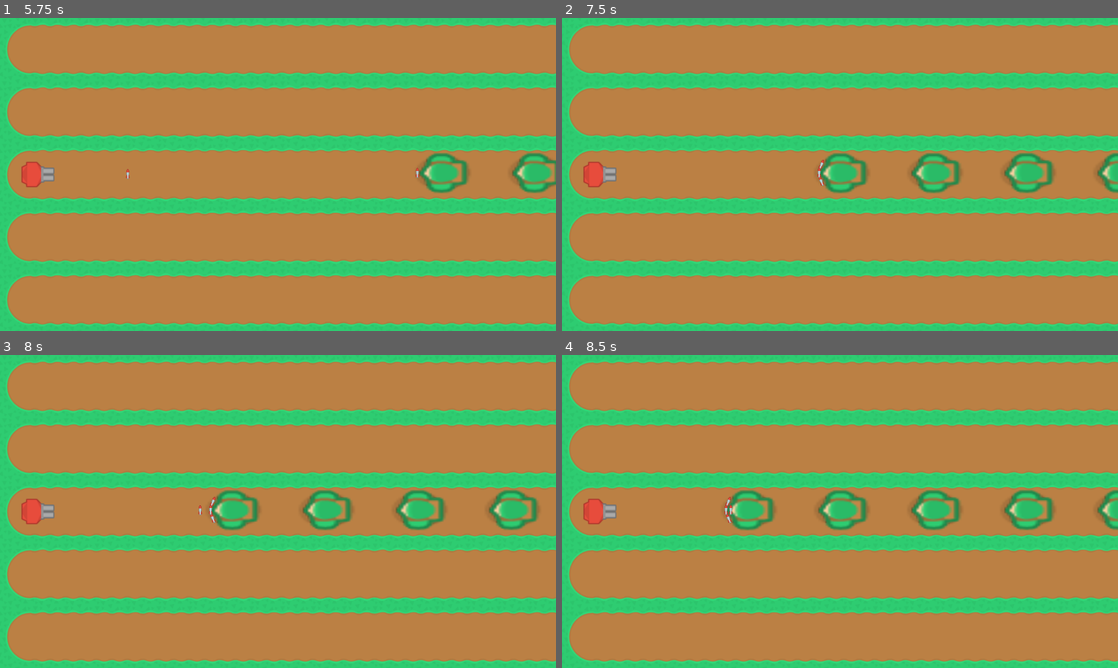
Above: before the commit, frames 1-4 (two rows, left to right).
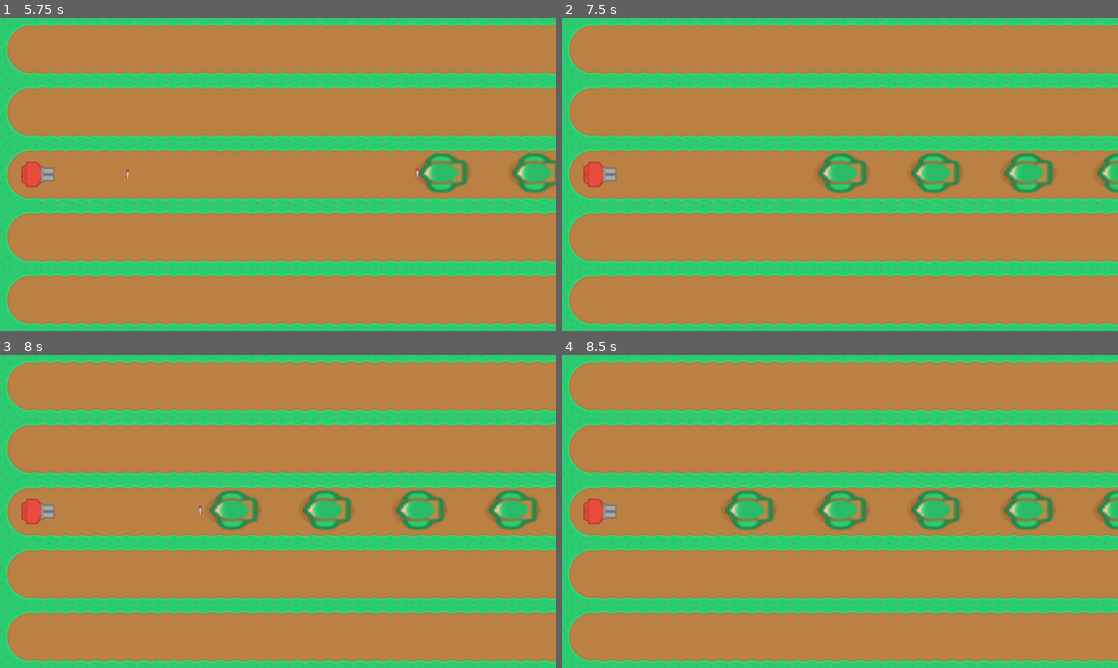
Above: after the commit, the same moments.

Repository: Silas-D/Startprojekt-SM5
Game: Godot game, scene res://Game/main.tscn
The game is run twice, just before and just after one commit, with the same random seed, the same clock (stepped at 60 frames per second) and the same inputs.
Inputs:
- Up to frame 1 (5.75 s): tap Enter at 0.5, 2, 3.5 s; tap Space at 1.25, 2.75, 4.25 s
- Up to frame 2 (7.5 s): no input
- Up to frame 3 (8 s): no input
- Up to frame 4 (8.5 s): no input

Frame 1 is identical in both runs. In frame 2, less than 0.1% of the frame differs, in the area x 45-48%, y 45-54%; in frame 3, less than 0.1%; in frame 4, less than 0.1%, in the area x 29-31%, y 45-54%.

Commit message:
stage1 soldierfix

Diff:
--- a/Game/Defense/Turm1/RedBullet.gd
+++ b/Game/Defense/Turm1/RedBullet.gd
@@ -18,3 +18,9 @@
 	look_at(target)
 
 	move_and_slide()
+
+
+func _on_area_2d_body_entered(body):
+	if "Soldier A" in body.name:
+		#body.Health -= bulletDAmage
+		queue_free()
--- a/Game/Defense/Turm1/RedBullet.tscn
+++ b/Game/Defense/Turm1/RedBullet.tscn
@@ -24,3 +24,5 @@
 
 [node name="CollisionShape2D2" type="CollisionShape2D" parent="Area2D"]
 shape = SubResource("CapsuleShape2D_hgrgn")
+
+[connection signal="body_entered" from="Area2D" to="." method="_on_area_2d_body_entered"]
--- a/Game/Enemy/Gegner1/Stage1.tscn
+++ b/Game/Enemy/Gegner1/Stage1.tscn
@@ -12,7 +12,7 @@
 curve = SubResource("Curve2D_ekoxt")
 
 [node name="PathSpawner" type="PathFollow2D" parent="."]
-position = Vector2(1902, 545)
+position = Vector2(1902, 544)
 rotation = 3.14051
 loop = false
 
